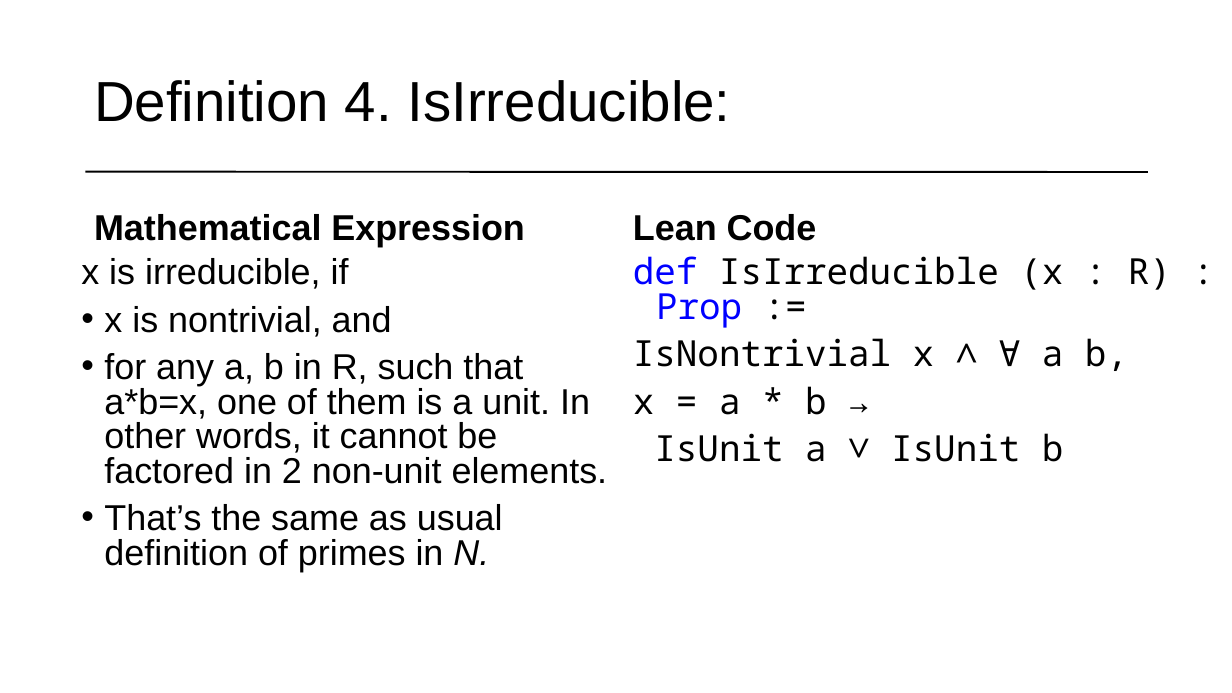
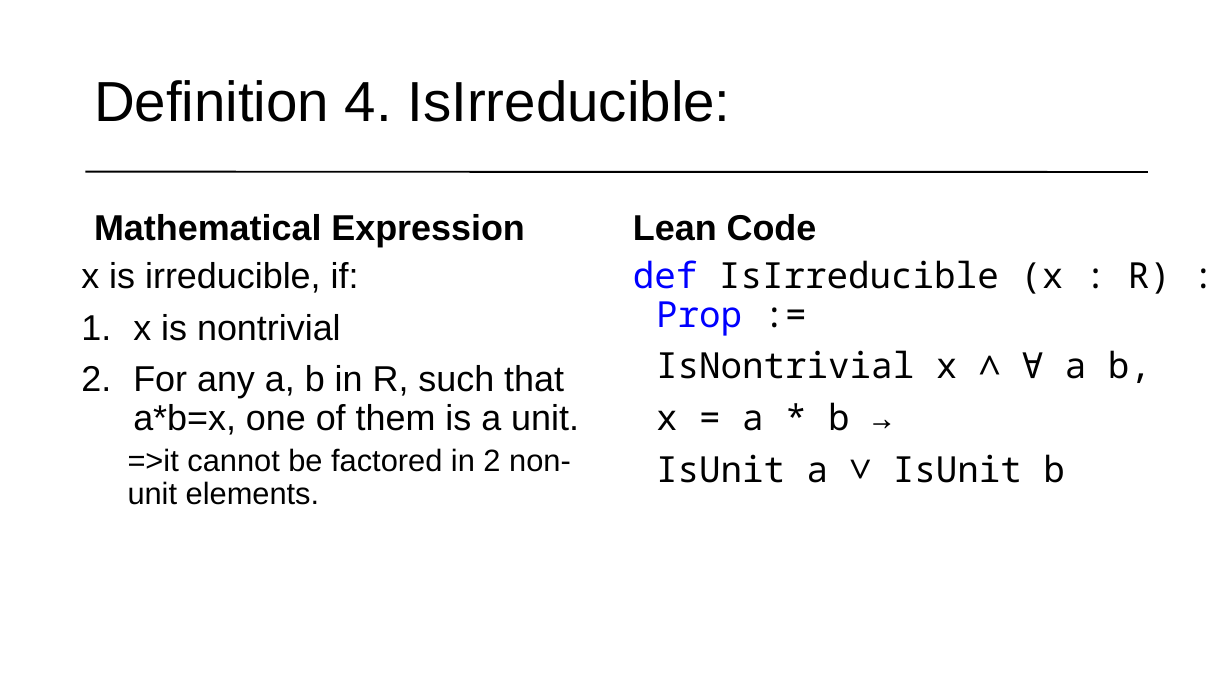
Before and after one commit to matematiflo/CompAssistedMath2024, a slide deck: slide 7 of Lean/Projects/06. Divisibility in rings (Algebra 1)/powerpoint/Lean Präsentation version 08.07.pptx. Drawn at 1232x693 pixels with LibreOffice and Linux fonts; fonts in the diff are those of the drawing. Boxes give left, top, right and bottom in pixels: in the first picture for what was removed or moved away, otherwise in the second. Text is boxed around its words. In the diff, an @@ line names an element or a change of style, - is before the commit and + after.

```diff
--- a/Lean/Projects/06. Divisibility in rings (Algebra 1)/powerpoint/Lean Präsentation version 08.07.pptx
+++ b/Lean/Projects/06. Divisibility in rings (Algebra 1)/powerpoint/Lean Präsentation version 08.07.pptx
@@ text at [81, 262, 579, 505]: text changed @@
-x is irreducible, if
-• x is nontrivial, and
-• for any a, b in R, such that a*b=x, one of them is a unit. In other words, it cannot be factored in 2 non-unit elements.
-• That’s the same as usual definition of primes in N.
+x is irreducible, if:
+1. x is nontrivial
+2. For any a, b in R, such that a*b=x, one of them is a unit.
+  =>it cannot be factored in 2 non-unit elements.
@@ text "def IsIrreducible (x : R) ..." at [633, 260, 1171, 483]: line spacing 0.8 to 0.9 @@
```
Also in this commit, not shown: 8 other slides changed, 2 other files.
